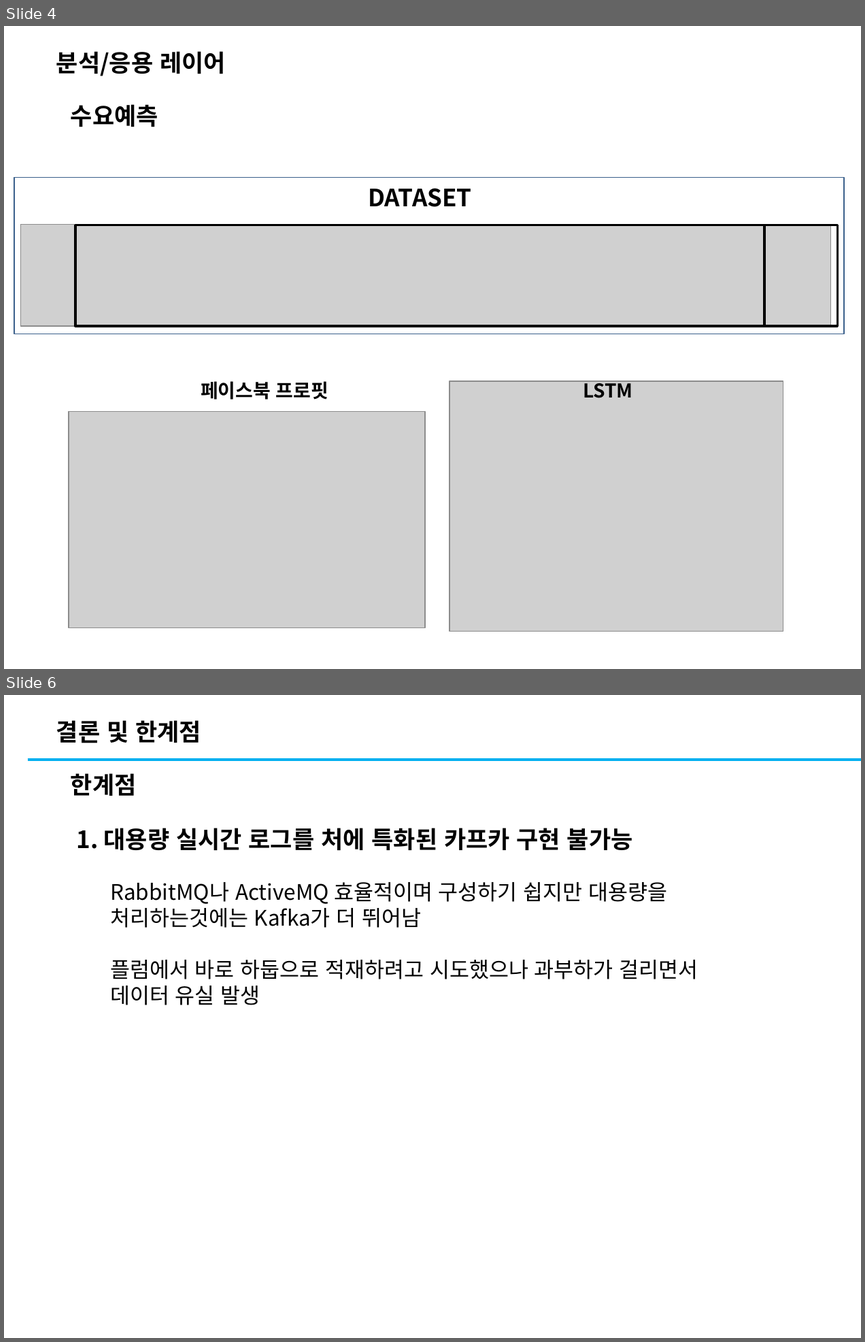
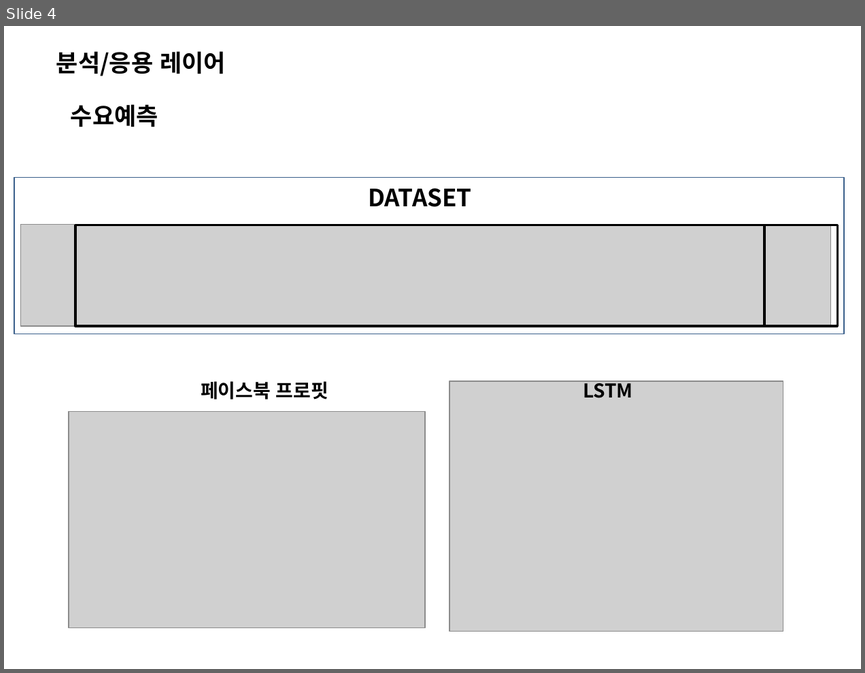
Before and after one commit to Heechul90/BigData_Project, a slide deck: 보고서/보고서_뒷부분.pptx. Shown one above the other, each under a label of ours: slides 4 and 6 before the commit, slide 4 after it; the slides between them are not shown. The pictures are 865x1342 and 865x673 pixels, drawn with LibreOffice and Linux fonts; fonts in the diff are those of the drawing; grey boxes stand for pictures. Boxes give left, top, right and bottom in pixels: in the first picture for what was removed or moved away, otherwise in the second. Text is boxed around its words. In the diff, an @@ line names an element or a change of style, - is before the commit and + after.

```diff
--- a/보고서/보고서_뒷부분.pptx
+++ b/보고서/보고서_뒷부분.pptx
@@ slide 6 removed at box(4, 695, 861, 1338), background #FFFFFF @@
@@ text removed at box(56, 720, 201, 743) @@
-결론 및 한계점
@@ line removed from (28, 760) to (861, 760) @@
@@ text removed at box(71, 773, 137, 796) @@
-한계점
@@ text removed at box(77, 828, 633, 850) @@
-1. 대용량 실시간 로그를 처에 특화된 카프카 구현 불가능
@@ text removed at box(110, 882, 698, 1005) @@
-RabbitMQ나 ActiveMQ 효율적이며 구성하기 쉽지만 대용량을 처리하는것에는 Kafka가 더 뛰어남
-플럼에서 바로 하둡으로 적재하려고 시도했으나 과부하가 걸리면서 데이터 유실 발생
```
Also in this commit, not shown: 1 slide changed, 2 other files.
